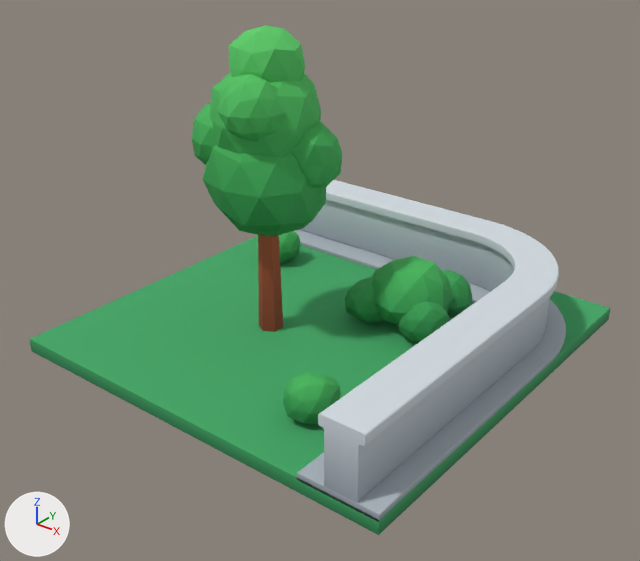
Two versions of the glTF model modelos/parque/losetas/muro_esquina_arbol.glb, one commit apart.
Rendered twice from a 50 mm camera at (6.98, -8.94, 6.37) aimed at (0.22, -0.49, 1.14). Arrows for +X, +Y and +Z are at lower left; the lights stay in place. The picture after the commit comes second.

Names of what the first picture shows: 'muro_esquina_arbol'.
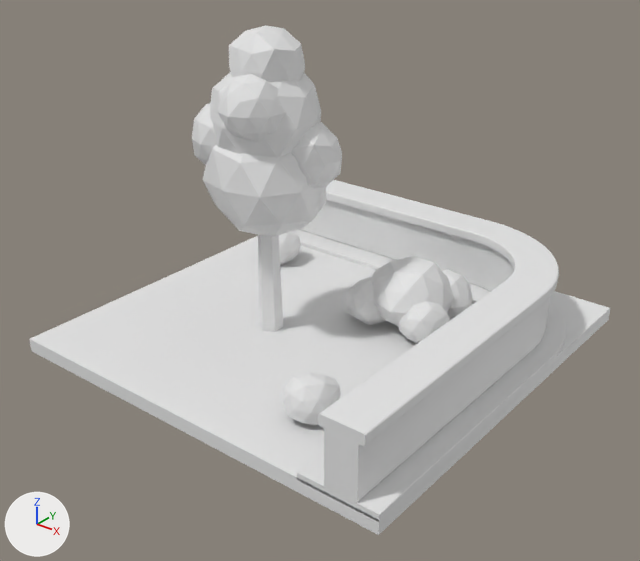
What differs and where, as boxes [x1, y1, x2, y2] in the pictures (640 x 561 px):
'muro_esquina_arbol', recoloured (lighter)
    both: [29, 26, 610, 535]

What changed in the scene script:
```text
Change me_muro_esquina_arbol:
    where me_muro_esquina_arbol.from_pydata(...)  # 1106 vertices, 2144 faces; spans x -3.0..3.0, y -3.0..3.0, z 0.0..4.43
    remove me_muro_esquina_arbol.materials.append(mat_parque)
```
